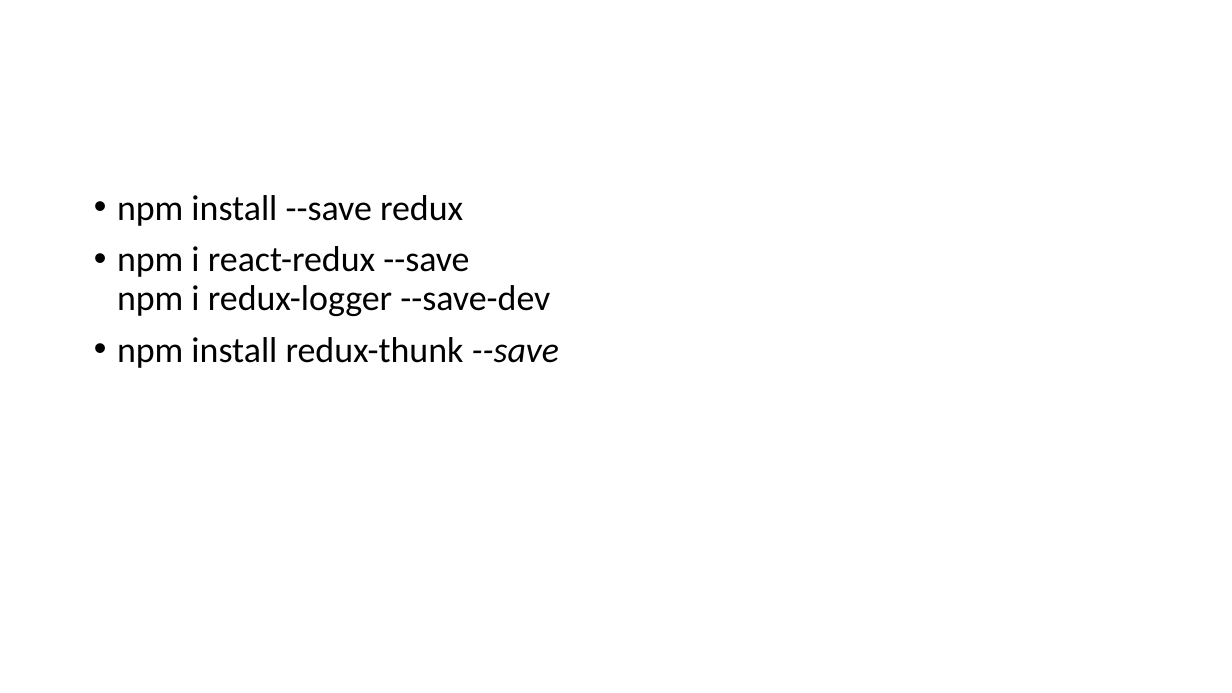
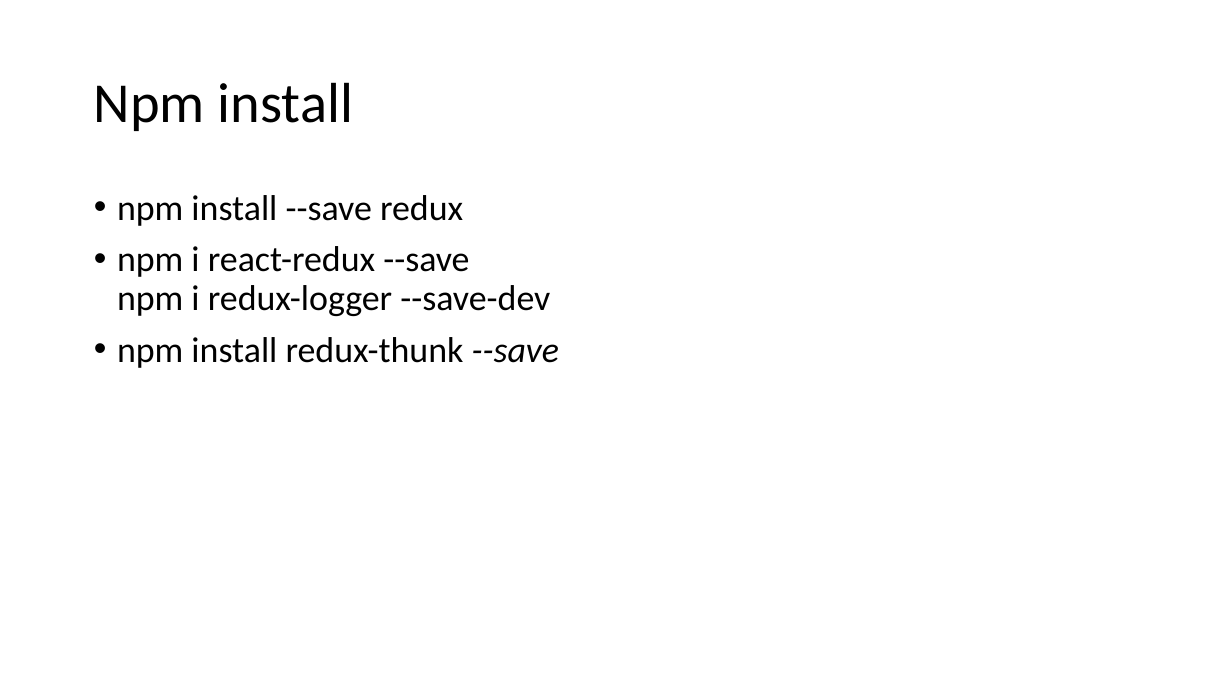
Before and after one commit to softleader/softleader-training-course, a slide deck: slide 7 of 2019/Q1/react-redux/redux.pptx (slide 9 before the commit). Drawn at 1232x693 pixels with LibreOffice and Linux fonts; fonts in the diff are those of the drawing. Boxes give left, top, right and bottom in pixels: in the first picture for what was removed or moved away, otherwise in the second. Text is boxed around its words. In the diff, an @@ line names an element or a change of style, - is before the commit and + after.

```diff
--- a/2019/Q1/react-redux/redux.pptx
+++ b/2019/Q1/react-redux/redux.pptx
@@ title added at [94,82,353,131], 44 pt, text #000000 @@
+Npm install
```
Also in this commit, not shown: 1 slide added, 3 slides removed, 18 other files.
